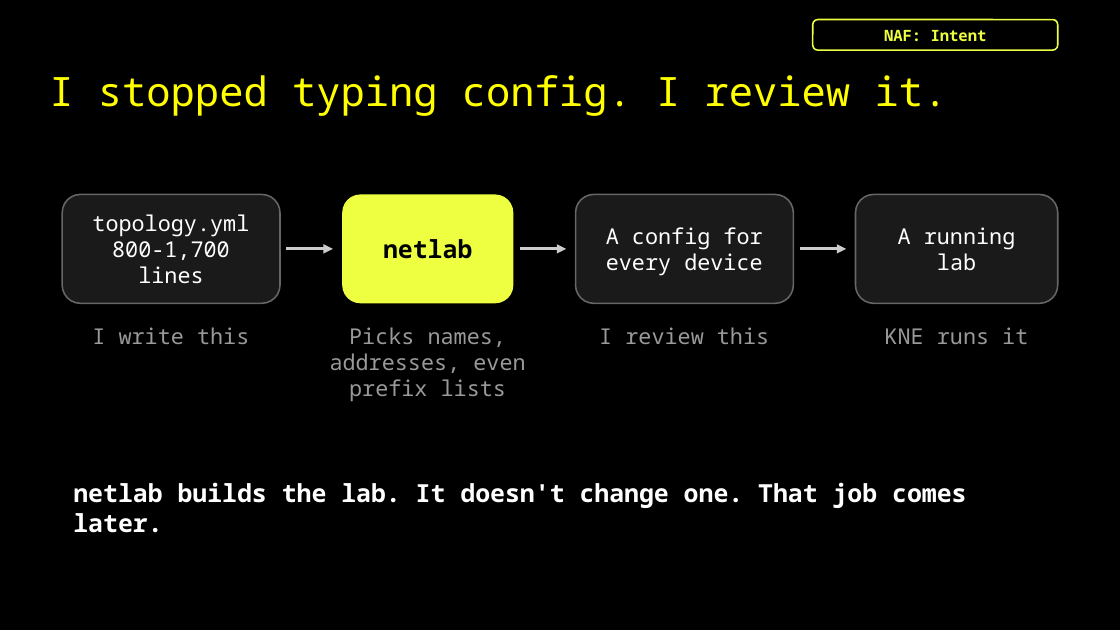
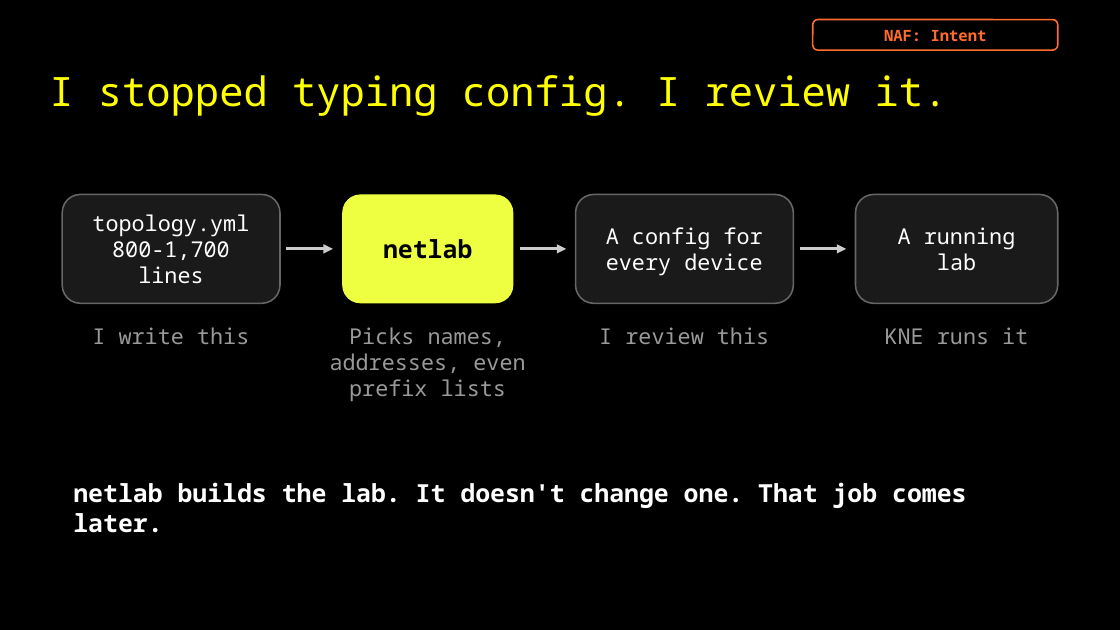
Before and after one commit to captainpacket/autocon6, a slide deck: slide 37 of slides/AC6_Every_Automation_Demo_Lies.pptx. Drawn at 1120x630 pixels with LibreOffice and Linux fonts; fonts in the diff are those of the drawing. Boxes give left, top, right and bottom in pixels: in the first picture for what was removed or moved away, otherwise in the second. Text is boxed around its words. In the diff, an @@ line names an element or a change of style, - is before the commit and + after.

```diff
--- a/slides/AC6_Every_Automation_Demo_Lies.pptx
+++ b/slides/AC6_Every_Automation_Demo_Lies.pptx
@@ rounded rectangle "NAF: Intent" at (813, 19, 1058, 49): text colour #EEFF41 to #FF6D2E; outline #EEFF41 1 pt to #FF6D2E 1 pt @@
```
Also in this commit, not shown: 17 other slides changed, 23 other files.
